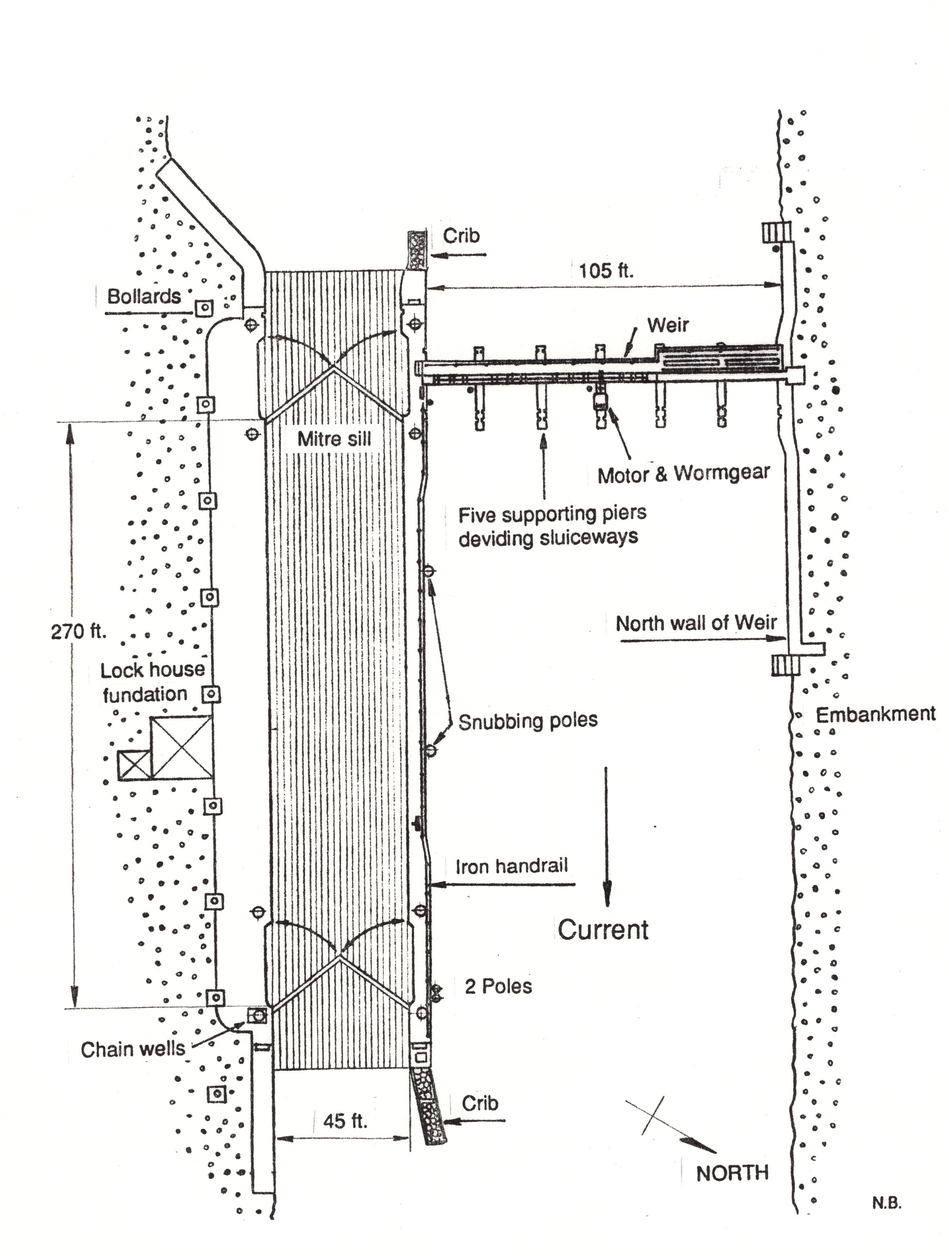
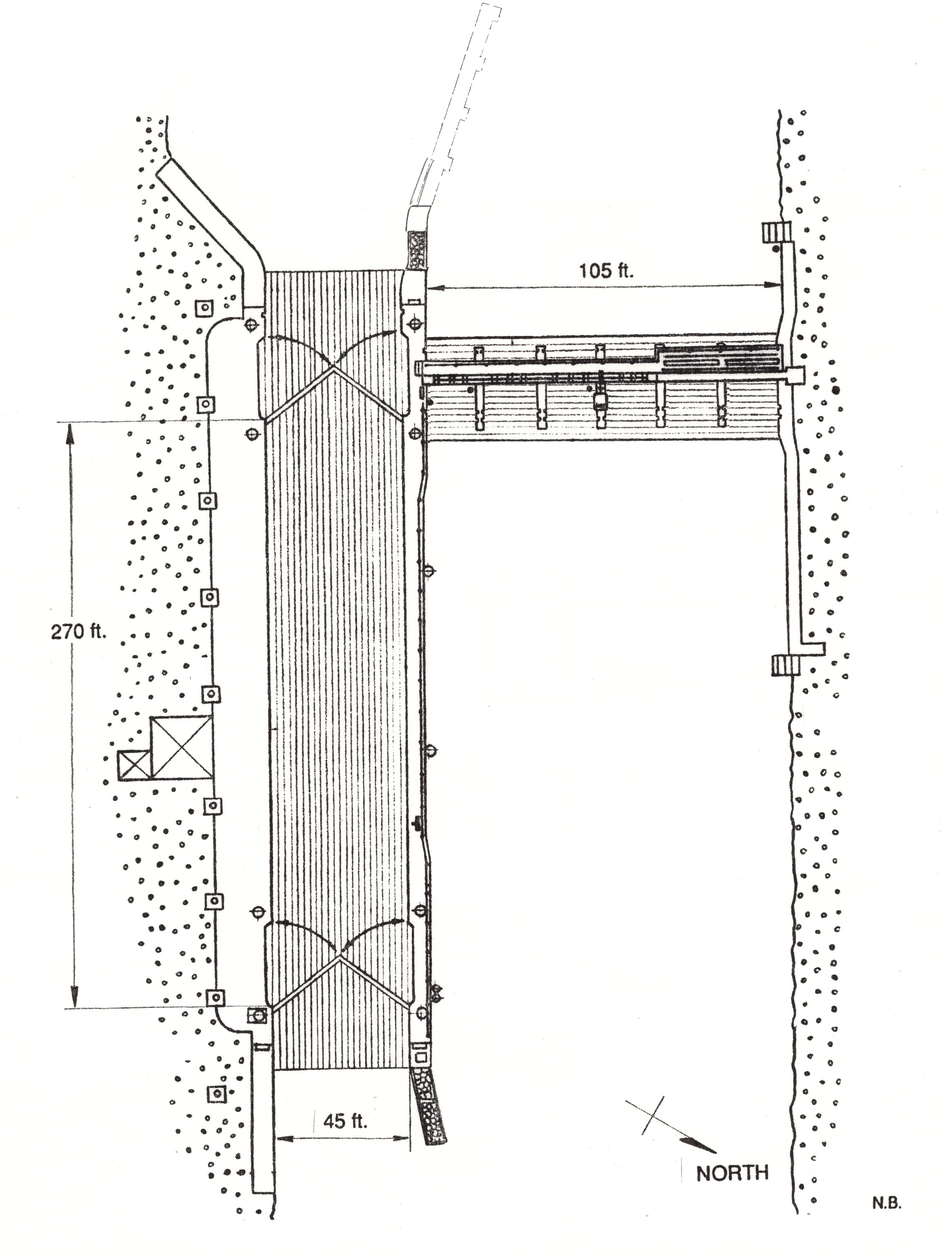
Layered file, before and after one edit (949×1256). Changes by layer:
added layer "Pasted Layer #3" above "Layer Group" over (405, 2, 503, 232)
added layer "Layer Group" above "plancher ouest" over (65, 62, 941, 1136)
added layer "plancher ouest" above "plancher est" over (424, 331, 777, 361)
added layer "plancher est" above "Layer Group copy" over (351, 381, 779, 449)
added layer "Layer Group copy" above "img384.jpg" over (65, 2, 944, 1136)
hid "img384.jpg" over (65, 2, 944, 1136)
